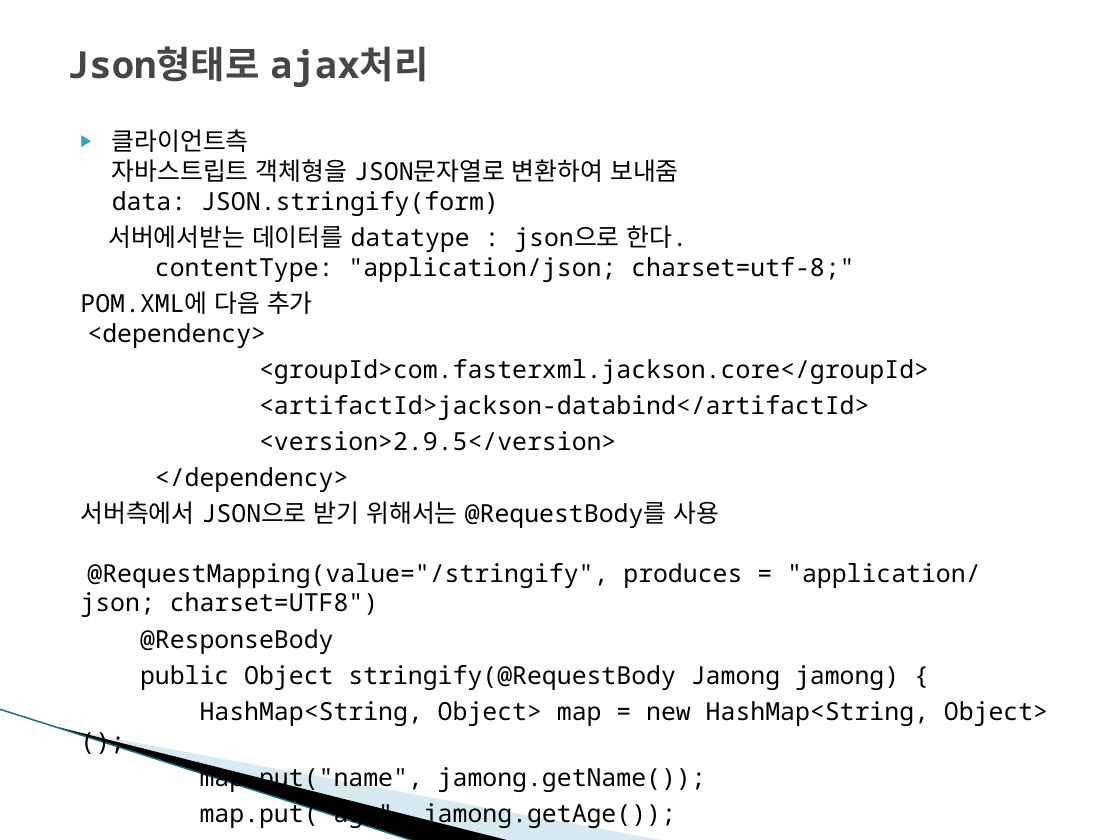
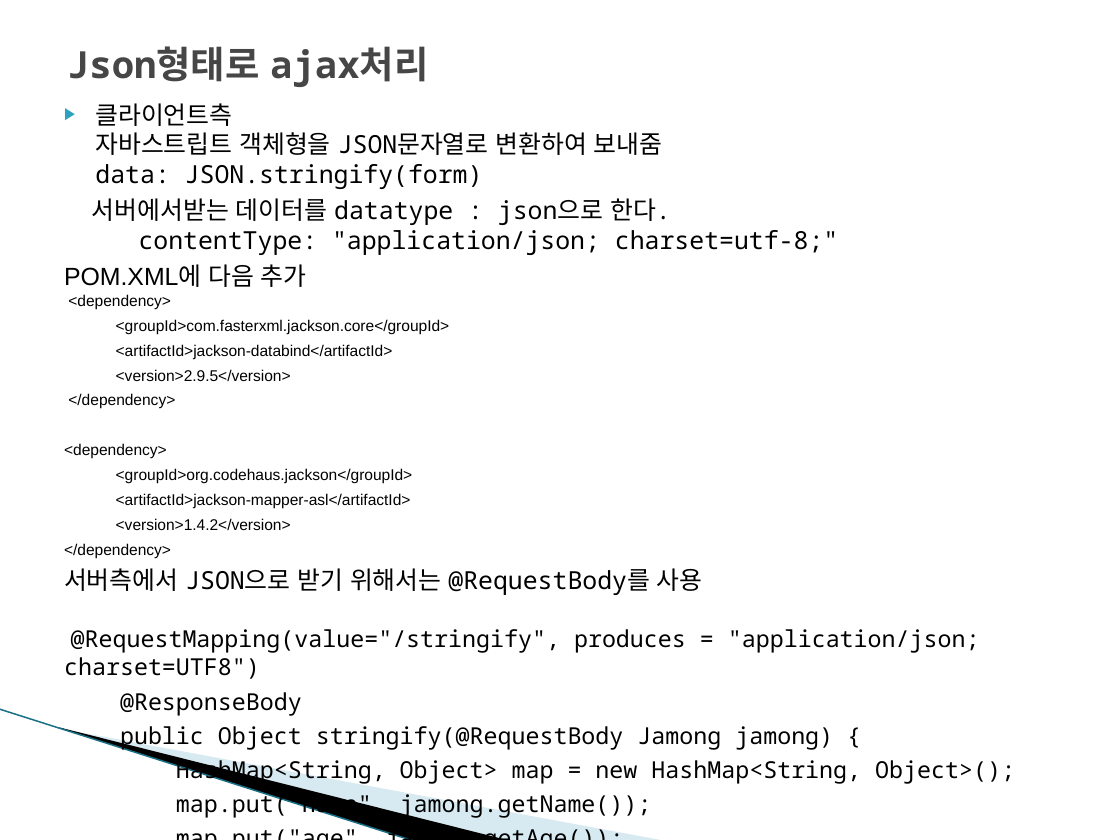
Before and after one commit to kjh8923/Study, a slide deck: slide 23 of spring/Jquery Ajax + spring.pptx (slide 19 before the commit). Drawn at 1120x840 pixels with LibreOffice and Linux fonts; fonts in the diff are those of the drawing; background and template pictures are left out. Boxes give left, top, right and bottom in pixels: in the first picture for what was removed or moved away, otherwise in the second. Text is boxed around its words. In the diff, an @@ line names an element or a change of style, - is before the commit and + after.

```diff
--- a/spring/Jquery Ajax + spring.pptx
+++ b/spring/Jquery Ajax + spring.pptx
@@ text "클라이언트측 자바스트립트 객체형을 JSON문자열로 변환하여 ...": place and size @@
-text "클라이언트측 자바스트립트 객체형을 JSON문자열로 변환하여 ..." at box(80, 129, 1048, 792)
+text "클라이언트측 자바스트립트 객체형을 JSON문자열로 변환하여 ..." at box(64, 103, 1015, 819)
@@ text at box(64, 264, 1015, 819): size 16 to 10 pt in "<dependency>", "<groupId>com.fasterxml.jackson.core</groupId>", "<artifactId>jackson-databind</artifactId>", "<version>2.9.5</version>" and 1 more places; font Noto Sans Mono to Arial in "POM.XML에 다음 추가 <dependency>", "<groupId>com.fasterxml.jackson.core</groupId>", "<artifactId>jackson-databind</artifactId>", "<version>2.9.5</version>" and 1 more places; size 16 to 15 pt in "@RequestMapping(value="/stringify", produces = "application/ ...", "@ResponseBody", "public Object stringify(@RequestBody Jamong jamong) {", "HashMap<String, Object> map = new HashMap<String, Object>();" and 4 more places @@
@@ text at box(64, 393, 413, 530): paragraphs added @@
+</dependency>
+<dependency>
+<groupId>org.codehaus.jackson</groupId>
+<artifactId>jackson-mapper-asl</artifactId>
+<version>1.4.2</version>
```
Also in this commit, not shown: 2 other slides changed, 4 slides added.
